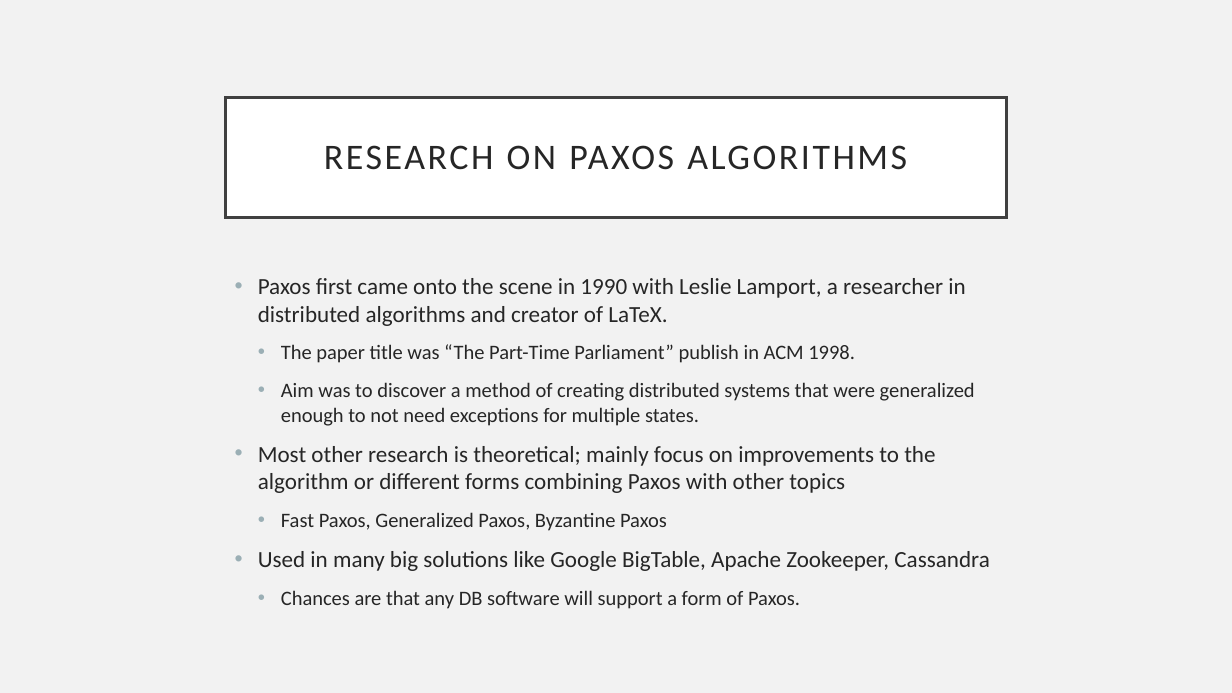
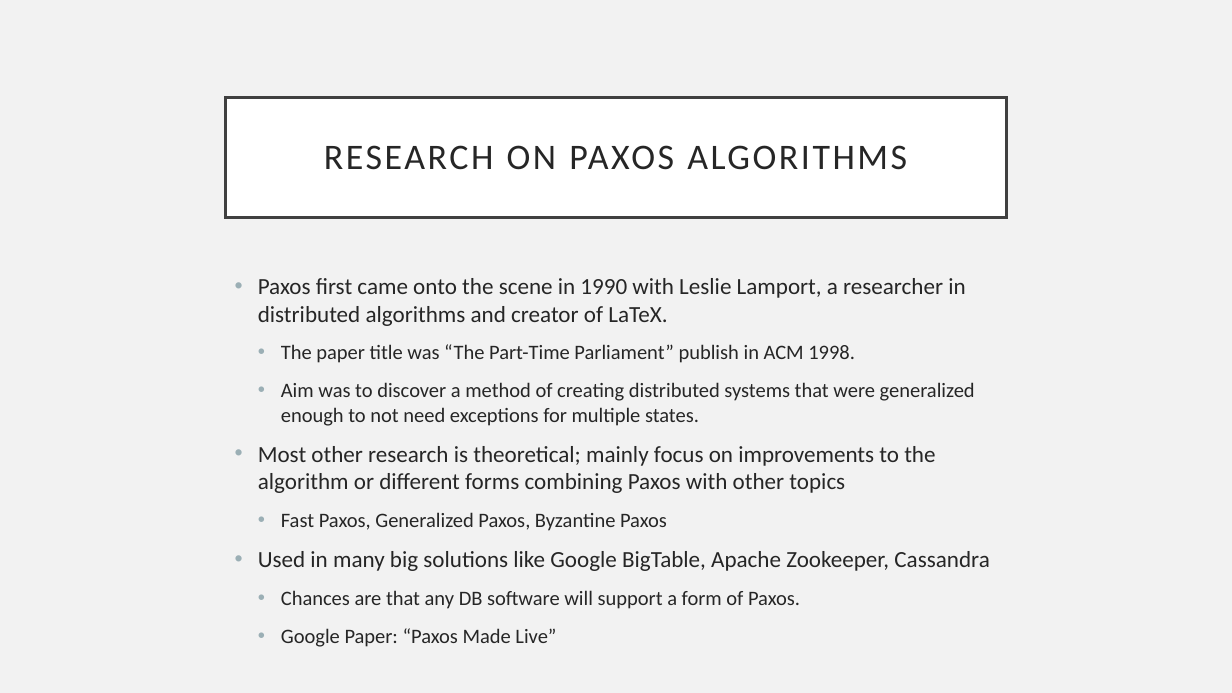
Before and after one commit to CodeFluent/Notes, a slide deck: slide 3 of CS-6220/hw/Grad_Project/Paxos Algorithm.pptx. Drawn at 1232x693 pixels with LibreOffice and Linux fonts; fonts in the diff are those of the drawing. Boxes give left, top, right and bottom in pixels: in the first picture for what was removed or moved away, otherwise in the second. Text is boxed around its words. In the diff, an @@ line names an element or a change of style, - is before the commit and + after.

```diff
--- a/CS-6220/hw/Grad_Project/Paxos Algorithm.pptx
+++ b/CS-6220/hw/Grad_Project/Paxos Algorithm.pptx
@@ text at bbox=[281, 628, 556, 647]: paragraph added @@
+  • Google Paper: “Paxos Made Live”
```
Also in this commit, not shown: 3 other slides changed, 2 other files.
